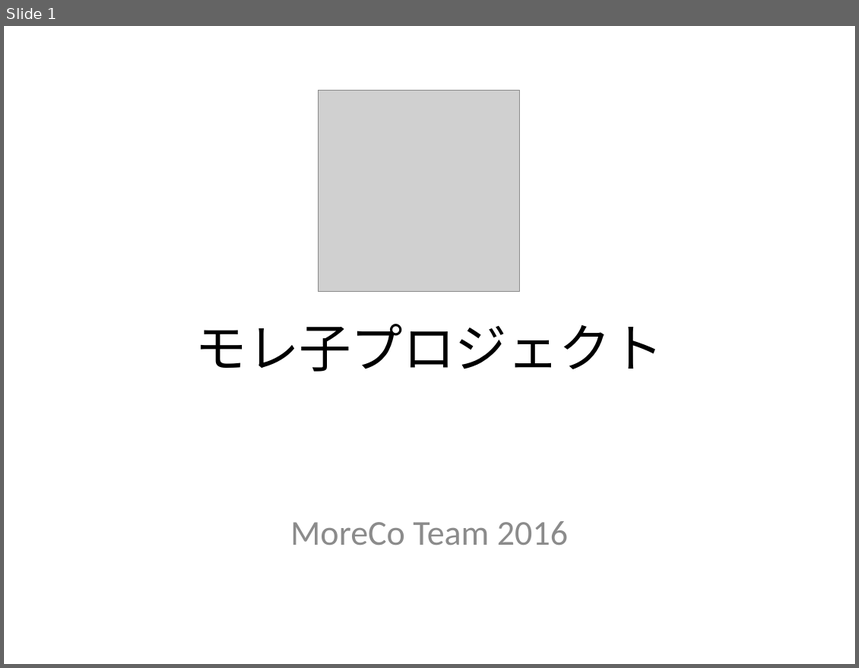
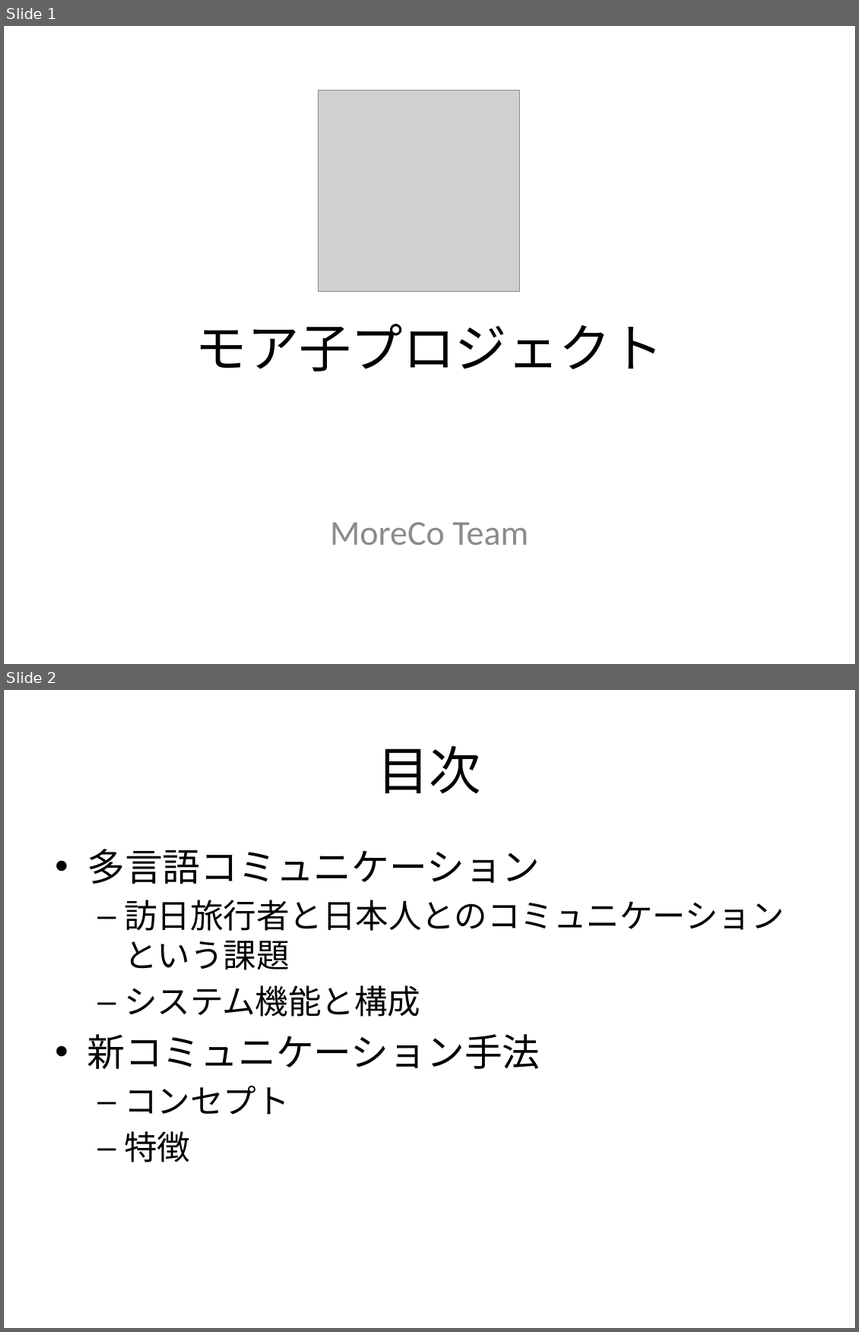
Before and after one commit to umbalaconmeogia/MoreCo, a slide deck: 05.Other/Document/モレ子プロジェクト.pptx. Shown one above the other, each under a label of ours: slide 1 before the commit, slides 1 and 2 after it. The pictures are 859x668 and 859x1332 pixels, drawn with LibreOffice and Linux fonts; fonts in the diff are those of the drawing; grey boxes stand for pictures. Boxes give left, top, right and bottom in pixels: in the first picture for what was removed or moved away, otherwise in the second. Text is boxed around its words. In the diff, an @@ line names an element or a change of style, - is before the commit and + after.

```diff
--- a/05.Other/Document/モレ子プロジェクト.pptx
+++ b/05.Other/Document/モレ子プロジェクト.pptx
@@ slide 2 added at (4,690,855,1328), background #FFFFFF @@
@@ title added at (377,745,481,794), 44 pt, text #000000 @@
+目次
@@ text added at (87,849,785,1163), 28 pt, text #000000 @@
+• 多言語コミュニケーション
+  – 訪日旅行者と日本人とのコミュニケーション
+    という課題
+  – システム機能と構成
+• 新コミュニケーション手法
+  – コンセプト
+  – 特徴
@@ slide 1 changed as well @@
@@ title at (196,324,664,372): text changed @@
-モレ子プロジェクト
+モア子プロジェクト
@@ subtitle at (330,522,528,545): text changed @@
-MoreCo Team 2016
+MoreCo Team
```
Also in this commit, not shown: 2 other slides added, 7 other files.
